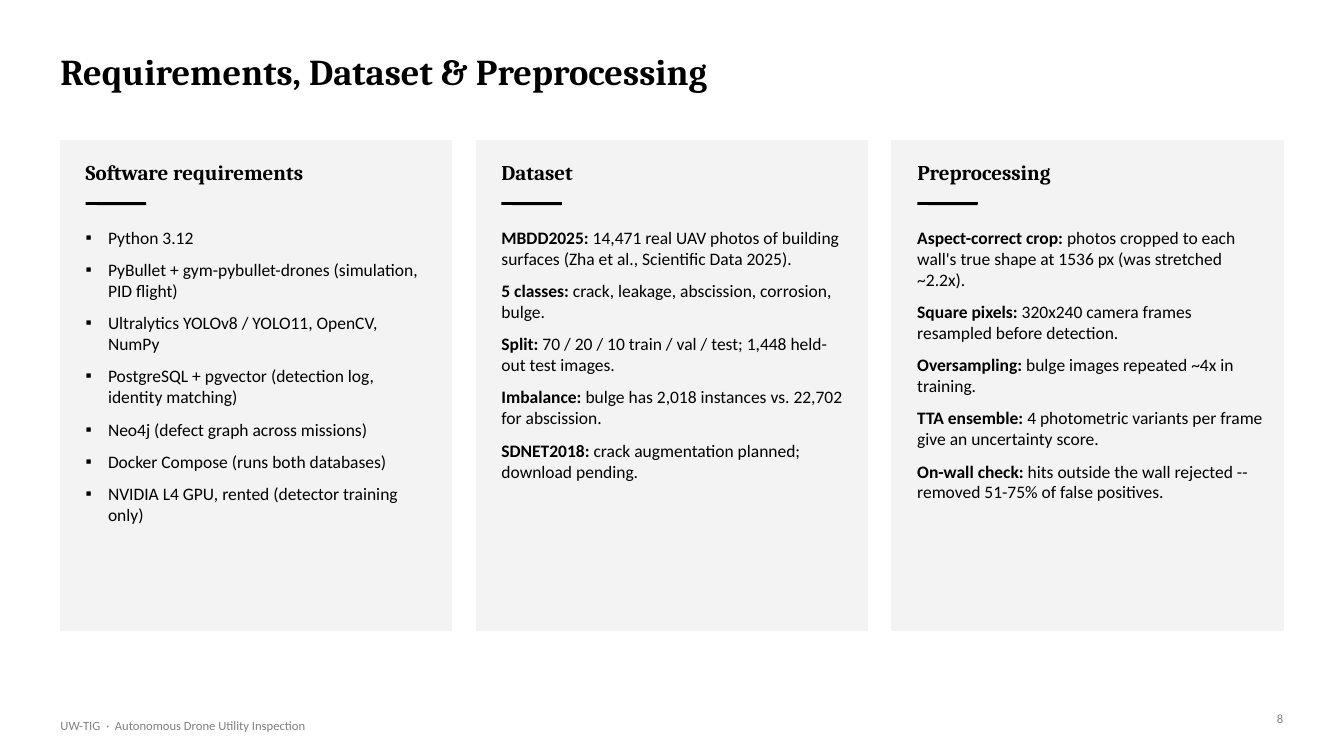
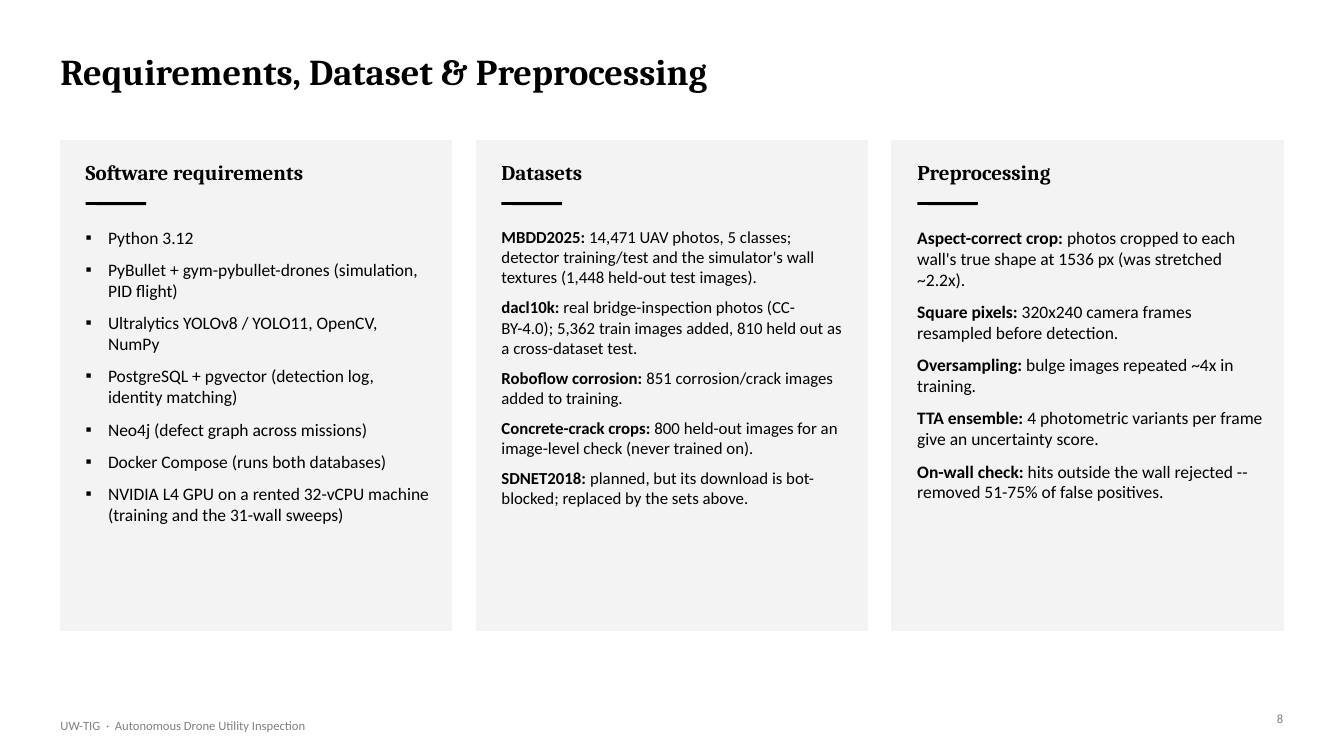
Before and after one commit to DrNeel11/project_work_1, a slide deck: slide 8 of drone-sim-today/Autonomous_Drone_Inspection_Progress.pptx. Drawn at 1344x756 pixels with LibreOffice and Linux fonts; fonts in the diff are those of the drawing. Boxes give left, top, right and bottom in pixels: in the first picture for what was removed or moved away, otherwise in the second. Text is boxed around its words. In the diff, an @@ line names an element or a change of style, - is before the commit and + after.

```diff
--- a/drone-sim-today/Autonomous_Drone_Inspection_Progress.pptx
+++ b/drone-sim-today/Autonomous_Drone_Inspection_Progress.pptx
@@ text at (501,166,582,180): text changed @@
-Dataset
+Datasets
@@ text at (501,231,842,507): text changed; size 12.5 to 12 pt @@
-▪ MBDD2025: 14,471 real UAV photos of building surfaces (Zha et al., Scientific Data 2025).
-▪ 5 classes: crack, leakage, abscission, corrosion, bulge.
-▪ Split: 70 / 20 / 10 train / val / test; 1,448 held-out test images.
-▪ Imbalance: bulge has 2,018 instances vs. 22,702 for abscission.
-▪ SDNET2018: crack augmentation planned; download pending.
+▪ MBDD2025: 14,471 UAV photos, 5 classes; detector training/test and the simulator's wall textures (1,448 held-out test images).
+▪ dacl10k: real bridge-inspection photos (CC-BY-4.0); 5,362 train images added, 810 held out as a cross-dataset test.
+▪ Roboflow corrosion: 851 corrosion/crack images added to training.
+▪ Concrete-crack crops: 800 held-out images for an image-level check (never trained on).
+▪ SDNET2018: planned, but its download is bot-blocked; replaced by the sets above.
@@ text at (108,488,429,524): text changed @@
-▪ NVIDIA L4 GPU, rented (detector training only)
+▪ NVIDIA L4 GPU on a rented 32-vCPU machine (training and the 31-wall sweeps)
```
Also in this commit, not shown: 2 other slides changed, 1 slide added, 2 other files.
